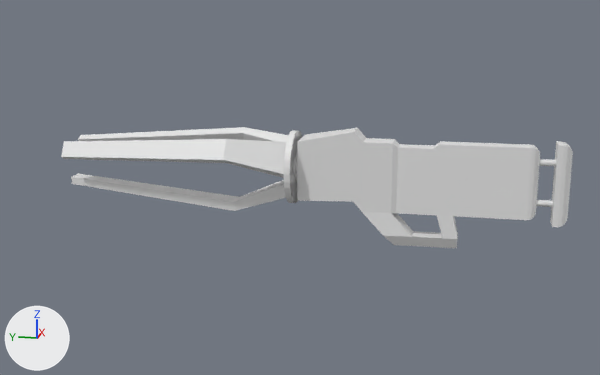
Renders of the glTF model art/models/railgun/railgun.glb from each side of a commit.
Both versions are drawn from a camera (50 mm lens) standing at (-21.96, -3.63, 4.91) and looking at (0.04, 0.77, -0.59). The axes (+X, +Y, +Z) are drawn at lower left. The lights are the same throughout. The picture after the commit comes second. Where no turn or scale is listed for an object, it has been applied to the vertices.

The first picture shows 'Bearing', 'Blades', 'Body', 'Butt' and 1 more.
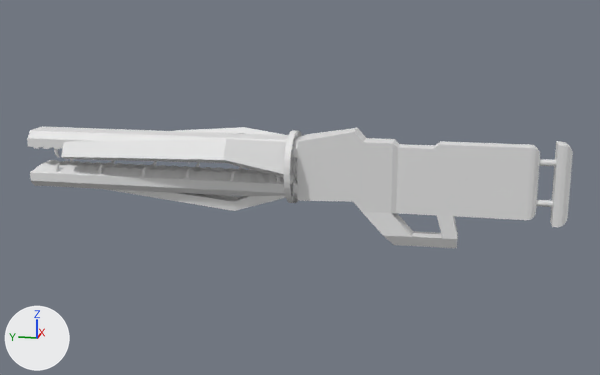
Commit message: Changed to traditional railgun style

The change, as a diff of the scene's bpy script:
```diff
--- a/art/models/railgun/railgun.glb.py
+++ b/art/models/railgun/railgun.glb.py
@@ me_plane_003 @@
+me_plane_003.from_pydata(...)  # 3240 vertices, 6432 faces; spans x -0.5..0.5, y 0.87..7.51, z -0.53..0.53
@@ me_plane_002 @@
+me_plane_002.from_pydata(...)  # 756 vertices, 1496 faces; spans x -0.54..0.54, y 0.0..7.85, z -0.81..0.81
@@ ob_magnet_gates @@
+ob_magnet_gates = bpy.data.objects.new('Magnet Gates', me_plane_003)
+ob_magnet_gates.location = (0.0, 0.3, 0.0)
@@ ob_barrel @@
+ob_barrel = bpy.data.objects.new('Barrel', me_plane_002)
+ob_barrel.location = (0.0, 0.72, 0.0)
```

Changed parts and their boxes (x1, y1, x2, y2) in the pictures (600 x 375 px):
'Barrel', added: after (27, 126, 303, 199)
'Magnet Gates', added: after (54, 149, 280, 183)
